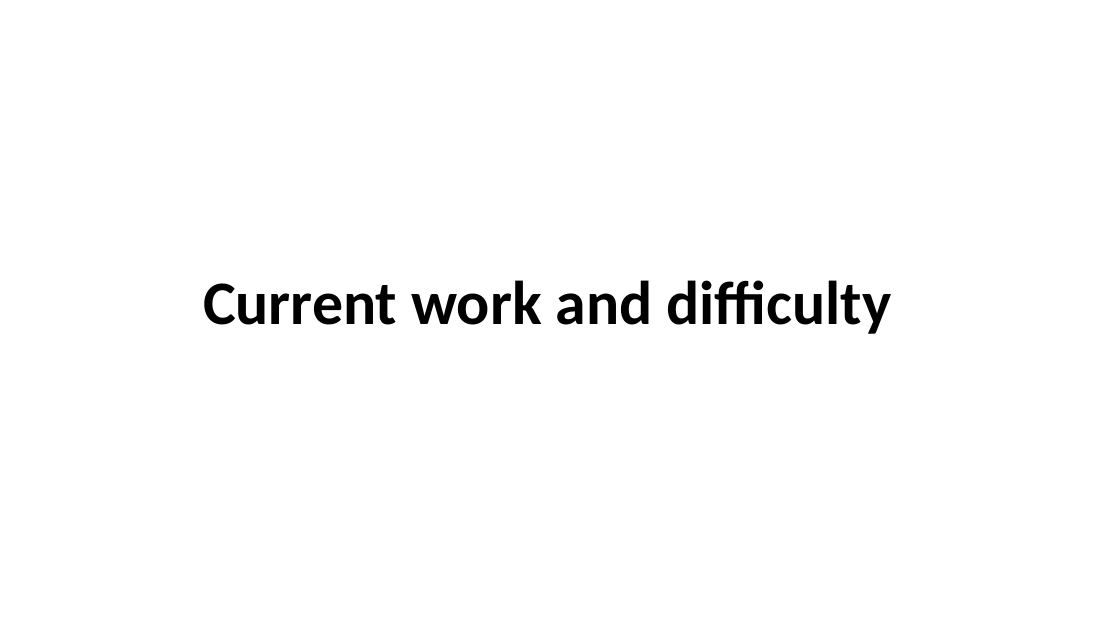
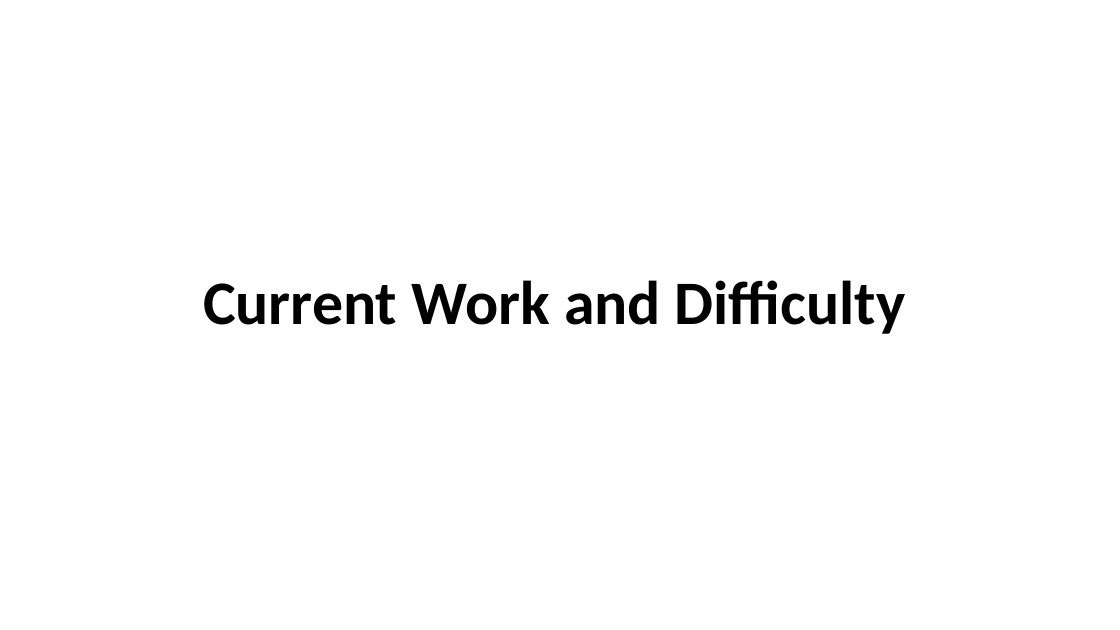
Before and after one commit to LiGaOg/libpmp, a slide deck: slide 28 of proposal.pptx (slide 27 before the commit). Drawn at 1120x630 pixels with LibreOffice and Linux fonts; fonts in the diff are those of the drawing. Boxes give left, top, right and bottom in pixels: in the first picture for what was removed or moved away, otherwise in the second. Text is boxed around its words. In the diff, an @@ line names an element or a change of style, - is before the commit and + after.

```diff
--- a/proposal.pptx
+++ b/proposal.pptx
@@ title at (x1=203, y1=280, x2=906, y2=334): text changed @@
-Current work and difficulty
+Current Work and Difficulty
```
Also in this commit, not shown: 20 other slides changed, 1 slide added.
